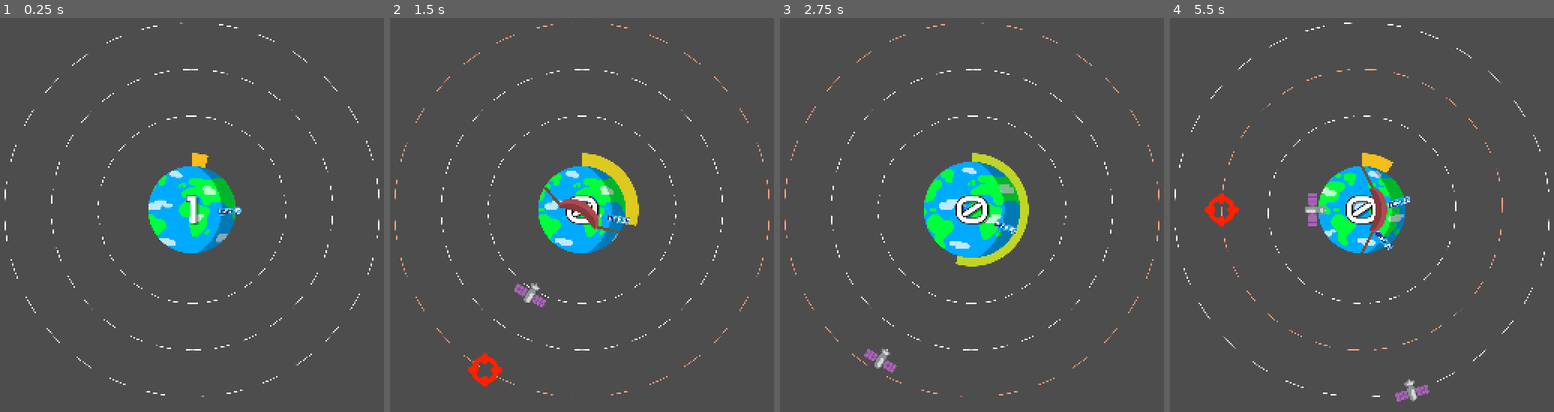
Above: before the commit, frames 1-4 (left to right).
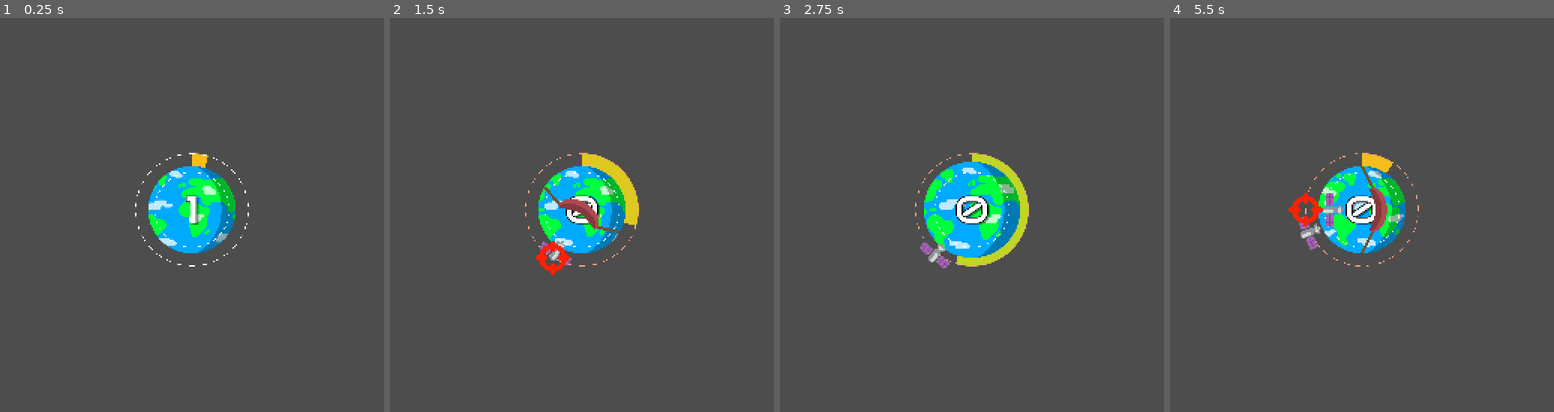
Above: after the commit, the same moments.

Repository: Andreas-R/GmtkJam2025
Game: Godot game, scene res://Scenes/Main.tscn
Two runs of this game, one before a commit and one after it. Both use one fixed random seed, a clock stepped at 60 frames per second and the inputs below.
Inputs (mouse positions are in pixels of both pictures, inside the frame that each line leads up to):
- Up to frame 1 (0.25 s): no input
- Up to frame 2 (1.5 s): drag from (582, 211) to (643, 112) at 0.52 s; drag from (582, 211) to (551, 297) at 1.27 s
- Up to frame 3 (2.75 s): move the mouse to (972, 211) at 2.02 s; click (972, 211) at 2.1 s
- Up to frame 4 (5.5 s): drag from (1362, 211) to (1181, 144) at 2.77 s; move the mouse to (1542, 278) at 3.52 s; click (1542, 278) at 3.6 s; drag from (1181, 144) to (1362, 211) at 4.27 s; move the mouse to (1392, 211) at 5.02 s; click (1392, 211) at 5.1 s

The runs differ from the first frame. In frame 1, 1.1% of the frame differs, in the area x 1-99%, y 1-97%; in frame 2, 2.1%; in frame 3, 1.6%; in frame 4, 2.6%, in the area x 1-99%, y 1-98%.

Commit message:
Formatting

Diff:
--- a/gmtkjam2025/Prefabs/Orbit.tscn
+++ b/gmtkjam2025/Prefabs/Orbit.tscn
@@ -1,11 +1,10 @@
-[gd_scene load_steps=4 format=3 uid="uid://cd4y56l75yr13"]
+[gd_scene load_steps=3 format=3 uid="uid://cd4y56l75yr13"]
 
 [ext_resource type="Script" uid="uid://dgkqllkf7f8kb" path="res://Scripts/Orbit.gd" id="1_1fuu5"]
 [ext_resource type="Script" uid="uid://b34sml2qw4v2c" path="res://addons/donut_collision_polygon2D/donut_collision_polygon2D.gd" id="2_03wf0"]
-[ext_resource type="Texture2D" uid="uid://51fof174u8kn" path="res://Sprites/orbit.png" id="3_cnj81"]
 
 [node name="Orbit" type="Area2D"]
-rotation = 1.22244
+rotation = 29.3503
 script = ExtResource("1_1fuu5")
 
 [node name="DonutCollider" type="CollisionPolygon2D" parent="."]
@@ -18,9 +17,4 @@
 
 [node name="Satellites" type="Node2D" parent="."]
 
-[node name="Sprite2D" type="Sprite2D" parent="Satellites"]
-position = Vector2(200, 0)
-scale = Vector2(0.1, 0.1)
-texture = ExtResource("3_cnj81")
-
 [connection signal="input_event" from="." to="." method="_on_input_event"]
--- a/gmtkjam2025/Prefabs/OrbitManager.tscn
+++ b/gmtkjam2025/Prefabs/OrbitManager.tscn
@@ -1,9 +1,6 @@
-[gd_scene load_steps=2 format=3 uid="uid://6f3mt2biylhl"]
+[gd_scene load_steps=2 format=3 uid="uid://w6xw3gch4kb6"]
 
-[ext_resource type="Script" uid="uid://lo8skv2fyfyl" path="res://Scripts/OrbitManager.gd" id="1_tmy4o"]
+[ext_resource type="Script" path="res://Scripts/OrbitManager.gd" id="1_tmy4o"]
 
 [node name="OrbitManager" type="Node2D"]
 script = ExtResource("1_tmy4o")
-orbit_radius_offset = 500.0
-orbit_radius_distance = 250.0
-initial_orbits = 3
--- a/gmtkjam2025/Scripts/orbit.gd
+++ b/gmtkjam2025/Scripts/orbit.gd
@@ -10,16 +10,21 @@
 
 @onready var _donut_collider: DonutCollisionPolygon2D = $DonutCollider
 
+@export_category("Circle Properties")
 @export var radius: float = 200
 @export_range(1, 200) var parts: int = 30
 @export_range(1, 100) var segments: int = 100
 @export_range(1, 100) var line_width: float = 3.0
+@export_group("Rotation")
 @export var clockwise_rotation: bool = true
 @export_range(0, 360) var rotation_speed_deg: int = 10
+@export_group("Colours")
 @export var base_color: Color = Color.WHITE
 @export var hover_color: Color = Color.LIGHT_GRAY # TODO: Not yet in use
 @export var drag_color: Color = Color.GRAY
 @export var target_color: Color = Color.LIGHT_SALMON
+@export_category("Satellite Properties")
+@export var min_satellite_spacing: float = 3.0
 
 var _collider_width
 
Not shown: 1 places in gmtkjam2025/Scenes/Main.tscn that only renumber resources
Not shown: 1 places in gmtkjam2025/Scenes/_Orbits.tscn that only renumber resources
